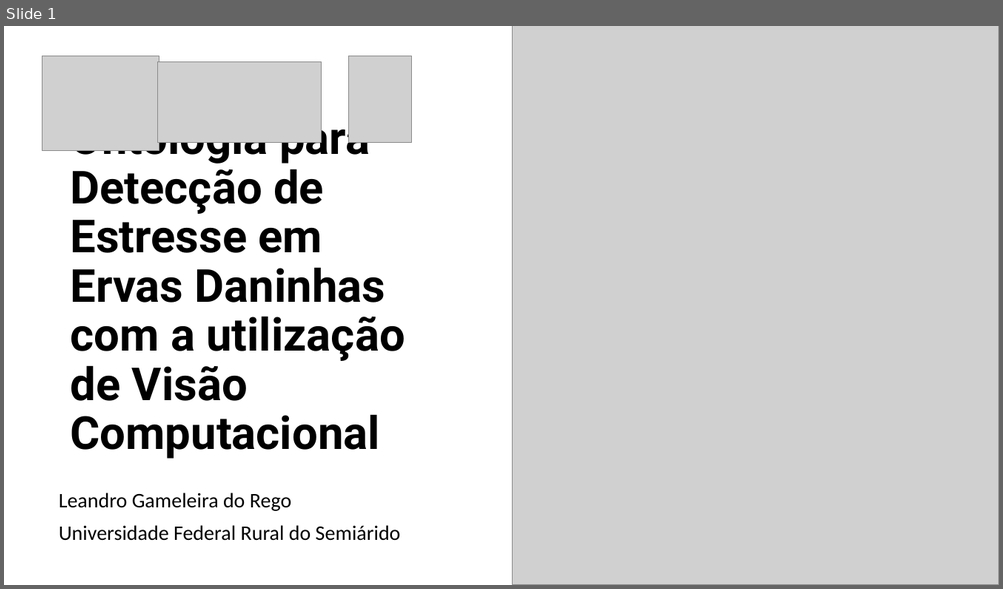
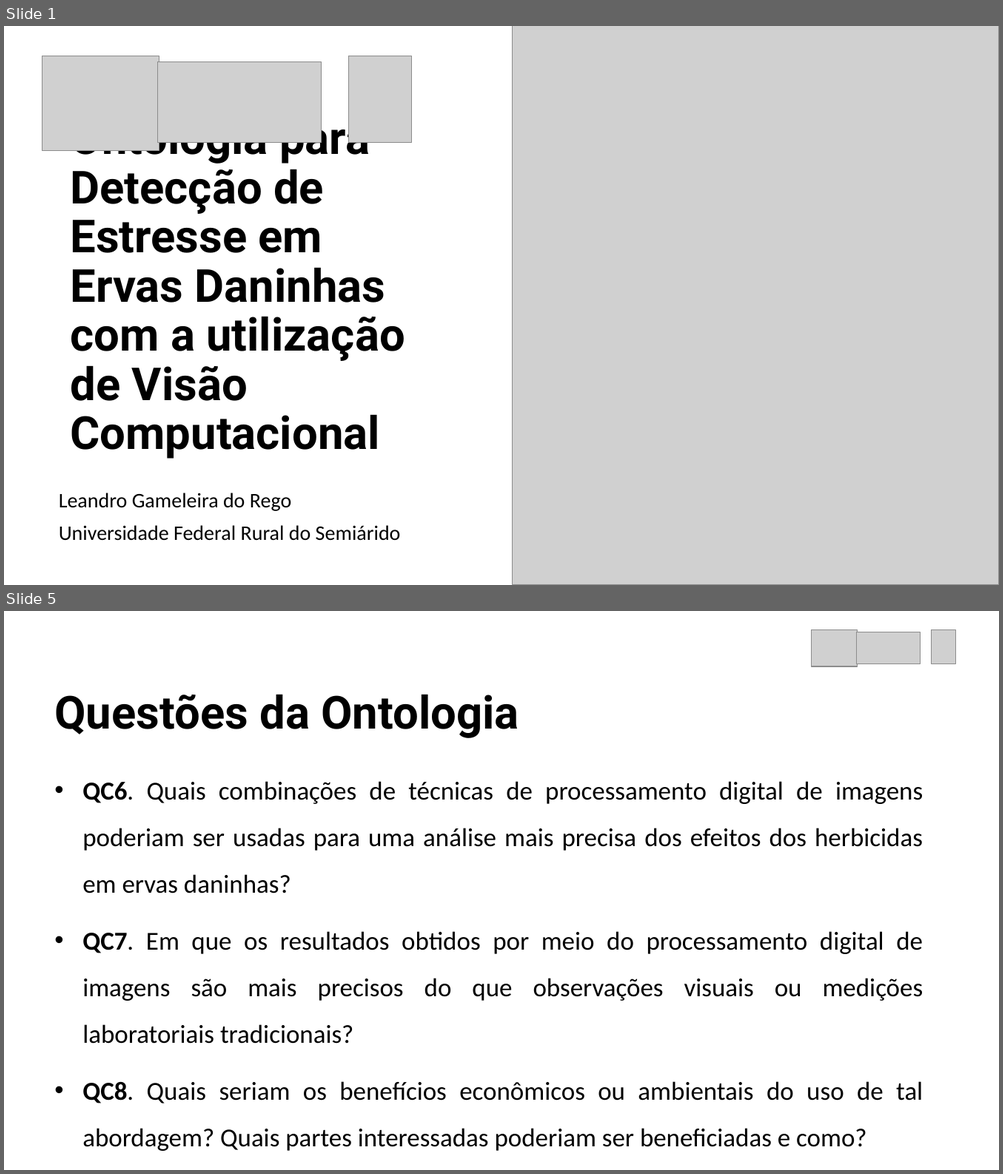
Before and after one commit to leandrogrego/WeedEye, a slide deck: Ontology for weed´s stress detection.pptx. Shown one above the other, each under a label of ours: slide 1 before the commit, slides 1 and 5 after it; the slides between them are not shown. The pictures are 1003x589 and 1003x1174 pixels, drawn with LibreOffice and Linux fonts; fonts in the diff are those of the drawing; grey boxes stand for pictures. Boxes give left, top, right and bottom in pixels: in the first picture for what was removed or moved away, otherwise in the second. Text is boxed around its words. In the diff, an @@ line names an element or a change of style, - is before the commit and + after.

```diff
--- a/Ontology for weed´s stress detection.pptx
+++ b/Ontology for weed´s stress detection.pptx
@@ slide 5 added at (4,611,999,1170), background #FFFFFF @@
@@ picture added at (811,629,857,667) @@
@@ picture added at (856,632,921,664) @@
@@ picture added at (930,629,956,664) @@
@@ title added at (54,694,518,738), 44 pt, text #000000, bold @@
+Questões da Ontologia
@@ text added at (82,781,923,1151), 25 pt, text #000000 @@
+• QC6. Quais combinações de técnicas de processamento digital de imagens poderiam ser usadas para uma análise mais precisa dos efeitos dos herbicidas em ervas daninhas?
+• QC7. Em que os resultados obtidos por meio do processamento digital de imagens são mais precisos do que observações visuais ou medições laboratoriais tradicionais?
+• QC8. Quais seriam os benefícios econômicos ou ambientais do uso de tal abordagem? Quais partes interessadas poderiam ser beneficiadas e como?
```
Also in this commit, not shown: 10 slides changed, 5 other slides added, 1 slide removed, 2 other files.
